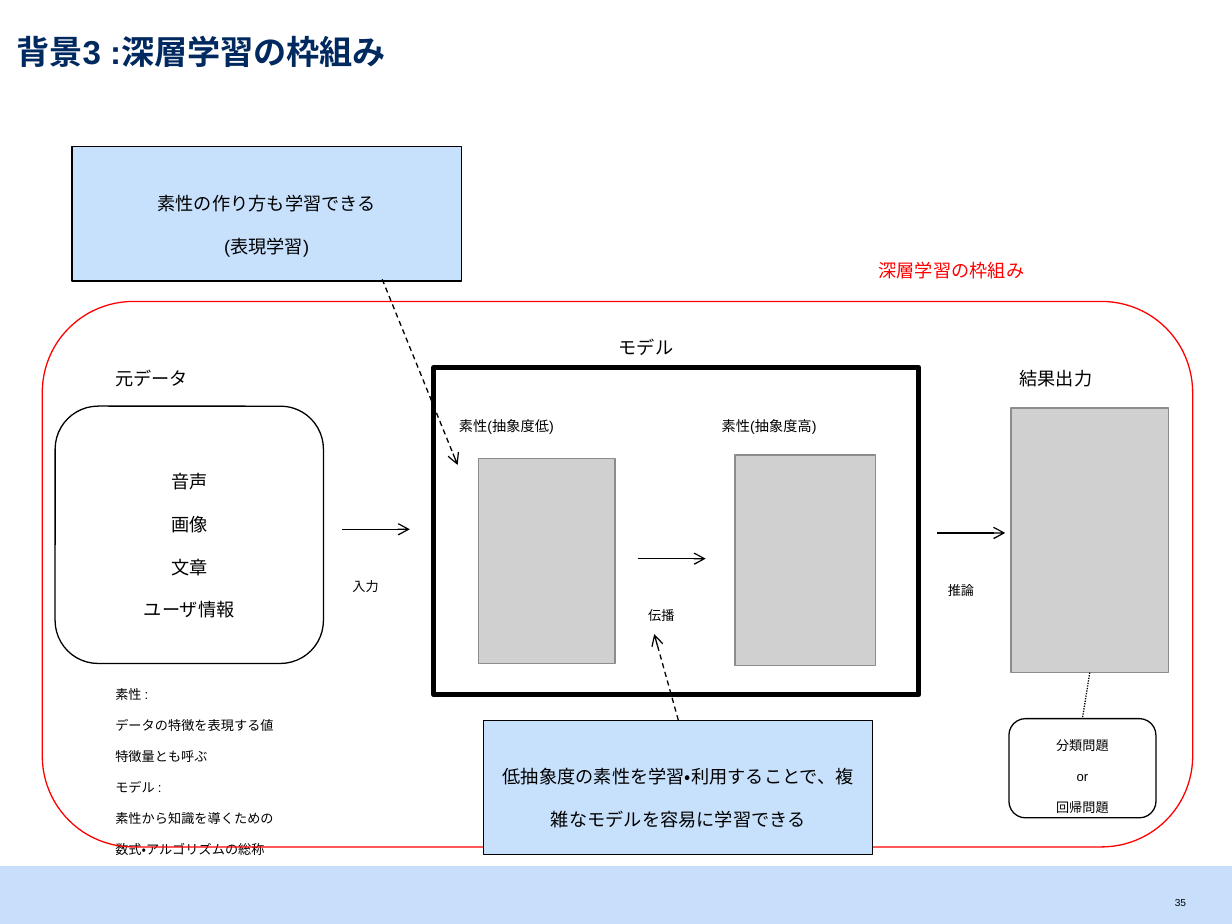
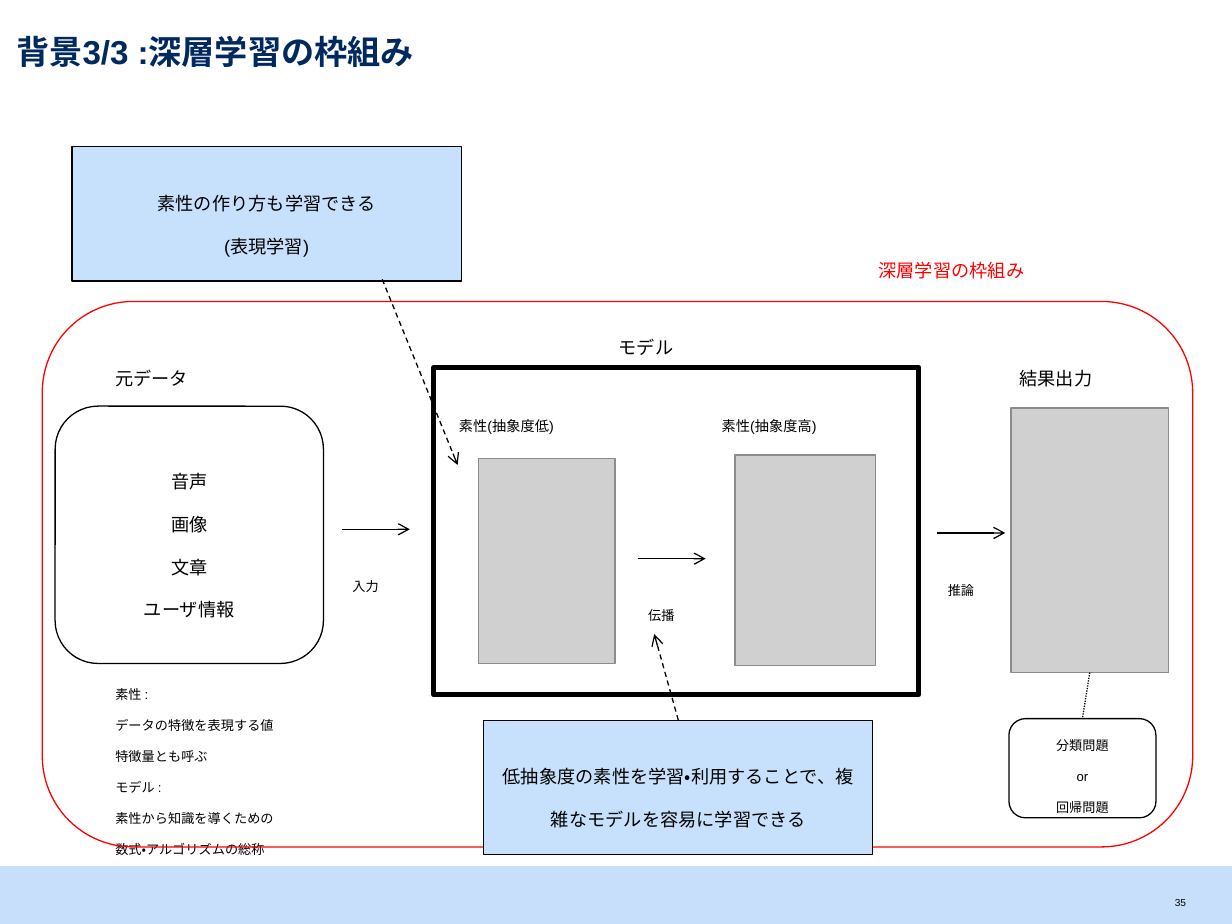
Before and after one commit to srtk/sotsuron, a slide deck: slide 36 of doc/sotsuron_defense/bd.pptx. Drawn at 1232x924 pixels with LibreOffice and Linux fonts; fonts in the diff are those of the drawing; grey boxes stand for pictures. Boxes give left, top, right and bottom in pixels: in the first picture for what was removed or moved away, otherwise in the second. Text is boxed around its words. In the diff, an @@ line names an element or a change of style, - is before the commit and + after.

```diff
--- a/doc/sotsuron_defense/bd.pptx
+++ b/doc/sotsuron_defense/bd.pptx
@@ title at bbox=[16, 35, 414, 67]: text changed @@
-背景3 :深層学習の枠組み
+背景3/3 :深層学習の枠組み
```
Also in this commit, not shown: 7 other slides changed, 1 other file.
